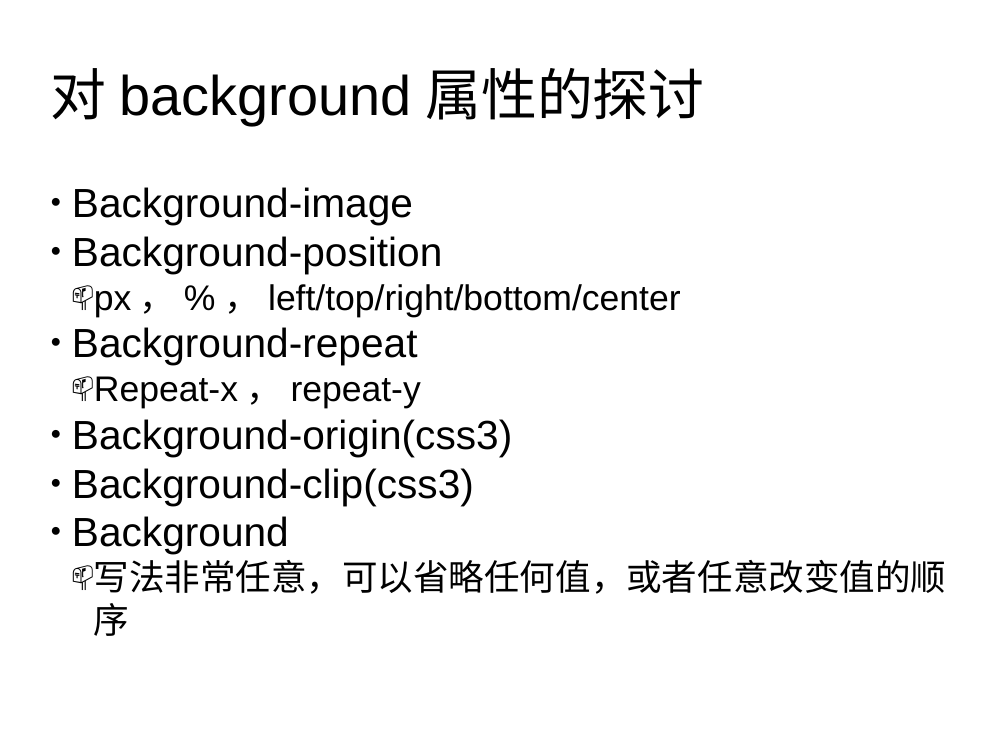
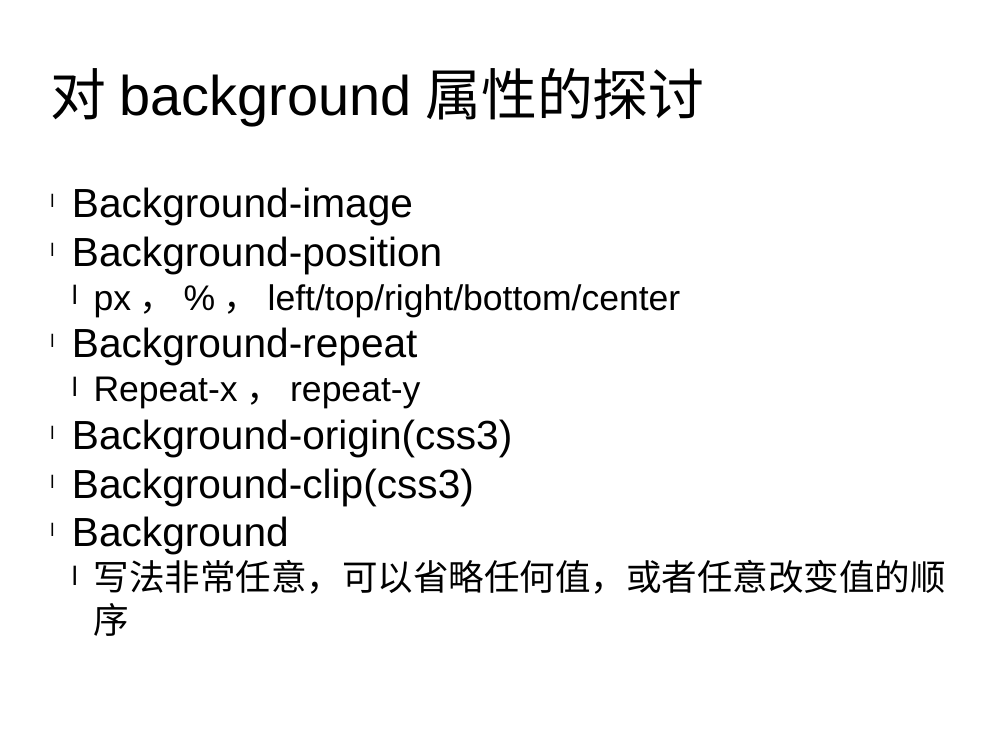
Before and after one commit to Javey/imerge, a slide deck: slide 2 of old_test/imerge.pptx. Drawn at 1008x756 pixels with LibreOffice and Linux fonts; fonts in the diff are those of the drawing. Boxes give left, top, right and bottom in pixels: in the first picture for what was removed or moved away, otherwise in the second. Text is boxed around its words. In the diff, an @@ line names an element or a change of style, - is before the commit and + after.

```diff
--- a/old_test/imerge.pptx
+++ b/old_test/imerge.pptx
@@ text "Background-image" at bbox=[72, 187, 946, 636]: bullet ● to l; bullet 📫 to l @@
```
Also in this commit, not shown: 8 other slides changed, 1 slide added.
